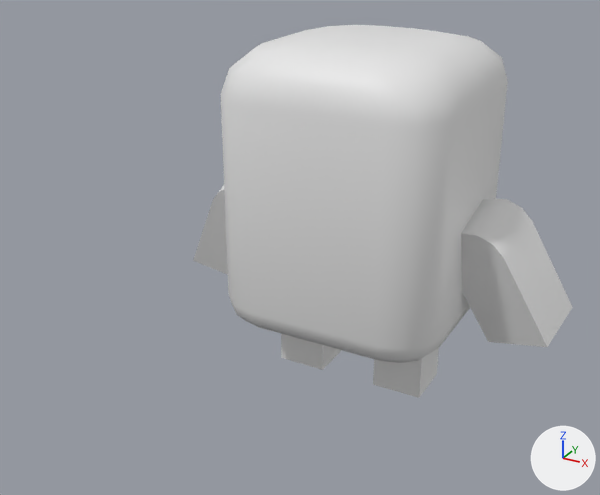
The glTF model assets/character/main_character.glb: old version first, new version second.
Camera for both pictures: a 50 mm lens placed at (1.82, -4.08, 2.73), pointed at (-0.07, -0.64, 1.01). Arrows for +X, +Y and +Z are at lower right; the lights stay in place. Vertices at the same position are counted once.

In view in the first picture: 'MainCharacter'.
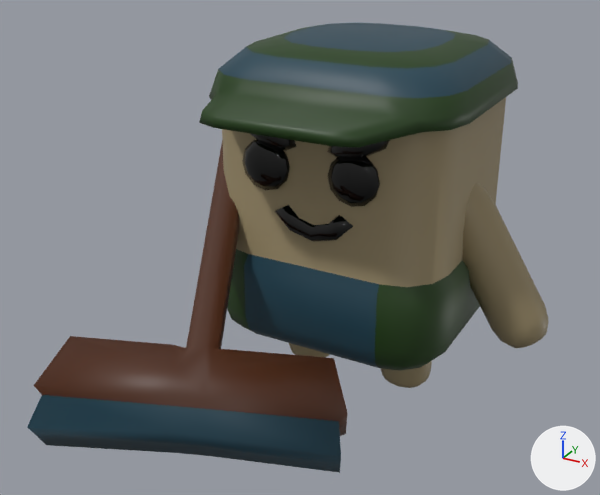
Pixel boxes (x1, y1, x2, y2) of what changed, in the pictures (600 x 495 px):
'MainCharacter', reshaped (37% wider, 21% taller)
    before: (193, 25, 573, 398)
    after: (27, 23, 548, 473)
part 1 of me_cube, rebuilt
    before: (461, 198, 573, 347)
    after: (462, 183, 548, 348)
part 2 of me_cube, rebuilt (not visible afterwards)
    before: (193, 185, 228, 275)
part 3 of me_cube, rebuilt
    before: (281, 334, 342, 370)
    after: (289, 343, 330, 357)
part 4 of me_cube, rebuilt
    before: (373, 348, 439, 398)
    after: (381, 361, 432, 388)
part 5 of me_cube, added
    after: (199, 23, 518, 147)
part 6 of me_cube, added
    after: (27, 143, 348, 473)
part 7 of me_cube, added (black)
    after: (242, 140, 290, 190)
part 8 of me_cube, added (black)
    after: (328, 157, 380, 207)
part 9 of me_cube, added (black)
    after: (327, 140, 390, 159)
part 10 of me_cube, added
    after: (249, 133, 296, 151)
part 11 of me_cube, added (black)
    after: (275, 205, 353, 242)
part 12 of me_cube, built on
    before: (250, 115, 380, 361)
    after: (227, 141, 480, 371)
part 13 of me_cube, recoloured
    before: (221, 25, 508, 126)
part 14 of me_cube, recoloured
    before: (229, 296, 470, 363)
    after: (235, 249, 469, 354)

Patch to the scene script:
```diff
--- a/assets/character/main_character.glb.py
+++ b/assets/character/main_character.glb.py
@@ mat_body @@
+mat_body = principled_material('Body')
+mat_body.base_color = (0.296, 0.236, 0.129)  # brown #948565
@@ mat_clothes @@
+mat_clothes = principled_material('Clothes')
+mat_clothes.base_color = (0.0126, 0.047, 0.00357)  # dark green #1d3d0c
@@ me_cube @@
-me_cube.from_pydata(...)  # 188 vertices, 356 faces; spans x -1.18..1.18, y -0.65..0.65, z -0.43..1.57
+me_cube.from_pydata(...)  # 960 vertices, 1848 faces; spans x -1.1..1.1, y -1.93..0.7, z -0.43..1.57
+# me_cube part 1: the loose piece of 14 vertices spanning x 0.49..1.18, y -0.25..0.27, z -0.02..0.77 is rebuilt with 108 vertices and now spans x 0.26..1.1, y -0.22..0.14, z -0.02..1.0, in mat_body (brown #948564)
+# me_cube part 2: the loose piece of 14 vertices spanning x -1.18..-0.49, y -0.25..0.27, z -0.02..0.77 is rebuilt with 108 vertices and now spans x -1.1..-0.26, y -0.22..0.14, z -0.02..1.0, in mat_body (brown #948564)
+# me_cube part 3: the loose piece of 8 vertices spanning x -0.46..-0.17, y -0.17..0.12, z -0.43..0.0 is rebuilt with 81 vertices and now spans x -0.46..-0.17, y -0.17..0.12, z -0.43..0.0, in mat_body (brown #948564)
+# me_cube part 4: the loose piece of 8 vertices spanning x 0.17..0.46, y -0.17..0.12, z -0.43..0.0 is rebuilt with 81 vertices and now spans x 0.17..0.46, y -0.17..0.12, z -0.43..0.0, in mat_body (brown #948564)
+# me_cube part 5: a new loose piece of 118 vertices spanning x -0.7..0.7, y -1.04..0.7, z 1.29..1.57
+# me_cube part 6: a new loose piece of 116 vertices spanning x -0.93..0.53, y -1.93..-0.05, z -0.25..1.17
+# me_cube part 7: a new loose piece of 48 vertices spanning x -0.39..-0.12, y -0.71..-0.63, z 0.88..1.15, in mat_black (black #000000)
+# me_cube part 8: a new loose piece of 48 vertices spanning x 0.1..0.36, y -0.71..-0.63, z 0.88..1.15, in mat_black (black #000000)
+# me_cube part 9: a new loose piece of 26 vertices spanning x 0.08..0.41, y -0.72..-0.58, z 1.1..1.28, in mat_black (black #000000)
+# me_cube part 10: a new loose piece of 26 vertices spanning x -0.41..-0.08, y -0.72..-0.58, z 1.1..1.28, in mat_black (black #000000)
+# me_cube part 11: a new loose piece of 20 vertices spanning x -0.22..0.24, y -0.68..-0.63, z 0.64..0.82, in mat_black (black #000000)
+# me_cube part 12
+# 29 vertices are removed from x -0.63..0.57, y -0.65..0.65, z -0.01..0.14
+# 87 faces are deleted
+# 16 vertices in x -0.65..0.65, y -0.65..0.65, z 0.14 move by (0.0, 0.0, 0.35)
+# 27 vertices move from x -0.63..0.63, y -0.63..0.63, z -0.01..0.06 to x -0.69..0.69, y -0.69..0.69, z 0.04..0.44
+# 59 vertices are added at x -0.69..0.69, y -0.69..0.69, z -0.05..0.44
+# 6 new vertices lie (0.38, 0.0, 0.0) away from vertices in x -0.38, y -0.66..0.66, z -0.02..0.14
+# 6 new faces join them, mat_body (brown #948564)
+# 137 new faces join them, mat_clothes (dark green #1d3d0c)
+# 16 new faces join them, mat_brush (dark cyan #1c4252)
+# me_cube part 13: 154 faces spanning x -0.65..0.65, y -0.65..0.65, z 0.49..1.57 switch from no material to mat_body (brown #948564)
+# me_cube part 14: 43 faces spanning x -0.69..0.69, y -0.69..0.69, z 0.04..0.49 switch from no material to mat_clothes (dark green #1d3d0c)
+me_cube.materials.append(mat_black)  # black #000000
+me_cube.materials.append(mat_woodbroom)  # brown #4c250c
+me_cube.materials.append(mat_brush)  # dark cyan #1c4252
```
